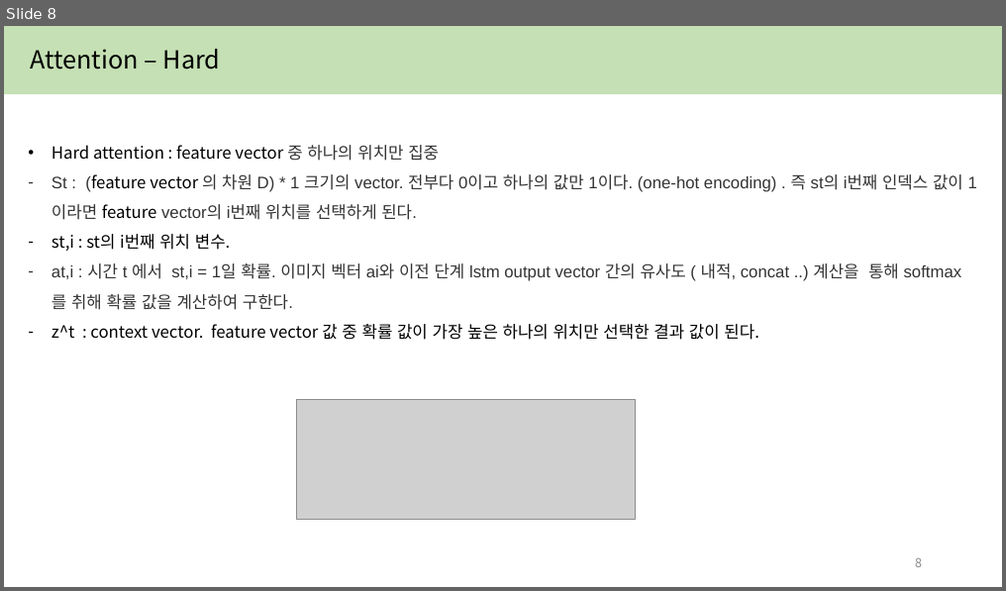
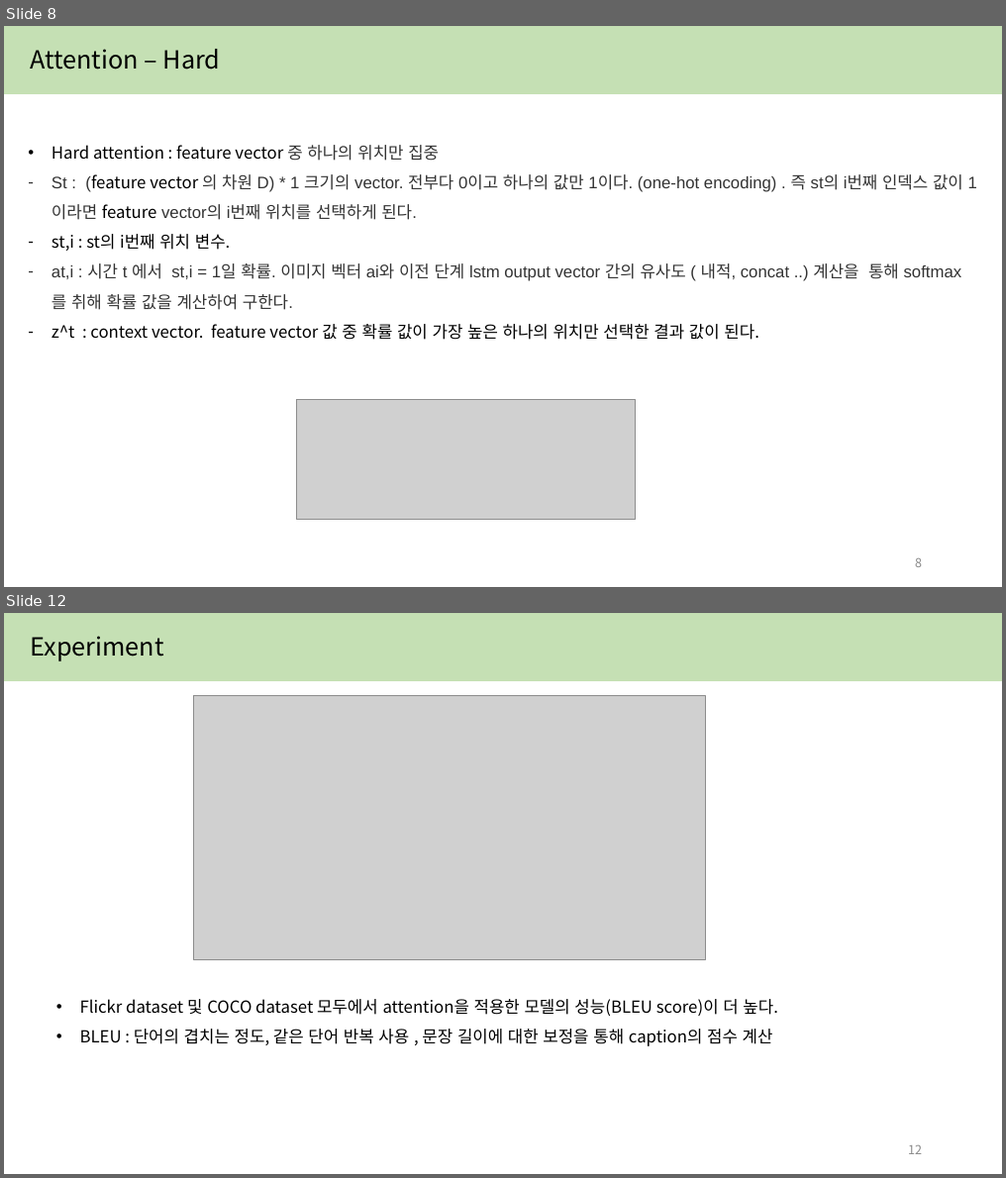
Before and after one commit to yejin087/study_image_caption, a slide deck: 4주차.pptx. Shown one above the other, each under a label of ours: slide 8 before the commit, slides 8 and 12 after it; the slides between them are not shown. The pictures are 1006x591 and 1006x1178 pixels, drawn with LibreOffice and Linux fonts; fonts in the diff are those of the drawing; grey boxes stand for pictures. Boxes give left, top, right and bottom in pixels: in the first picture for what was removed or moved away, otherwise in the second. Text is boxed around its words. In the diff, an @@ line names an element or a change of style, - is before the commit and + after.

```diff
--- a/4주차.pptx
+++ b/4주차.pptx
@@ slide 12 added at (4,613,1002,1174), background #FFFFFF @@
@@ rectangle added at (4,613,1002,680), fill #C5E0B4, outline #C5E0B4 1 pt @@
@@ text added at (31,636,164,662), 24 pt, text #000000 @@
+Experiment
@@ picture added at (193,695,705,959) @@
@@ text added at (80,999,778,1047), 16 pt, text #000000 @@
+• Flickr dataset 및 COCO dataset 모두에서 attention을 적용한 모델의 성능(BLEU score)이 더 높다.
+• BLEU : 단어의 겹치는 정도, 같은 단어 반복 사용 , 문장 길이에 대한 보정을 통해 caption의 점수 계산
@@ page number added at (908,1146,922,1155), 12 pt, text #8C8C8C @@
+12
```
Also in this commit, not shown: 6 slides changed, 2 other slides added, 8 other files.
